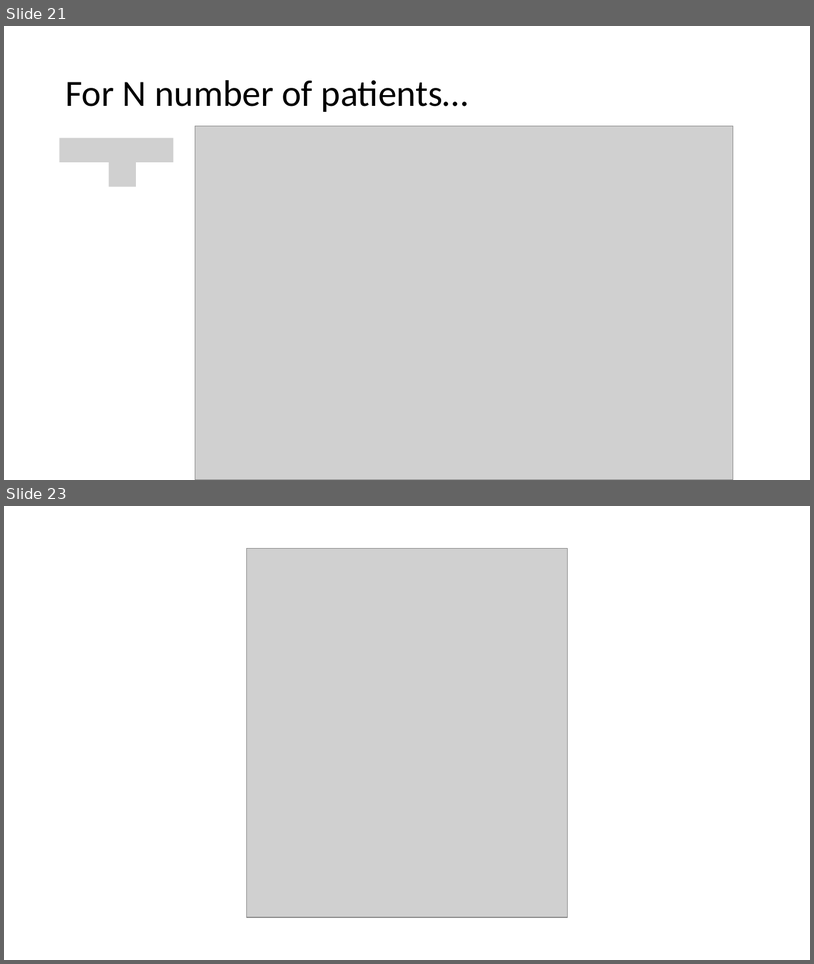
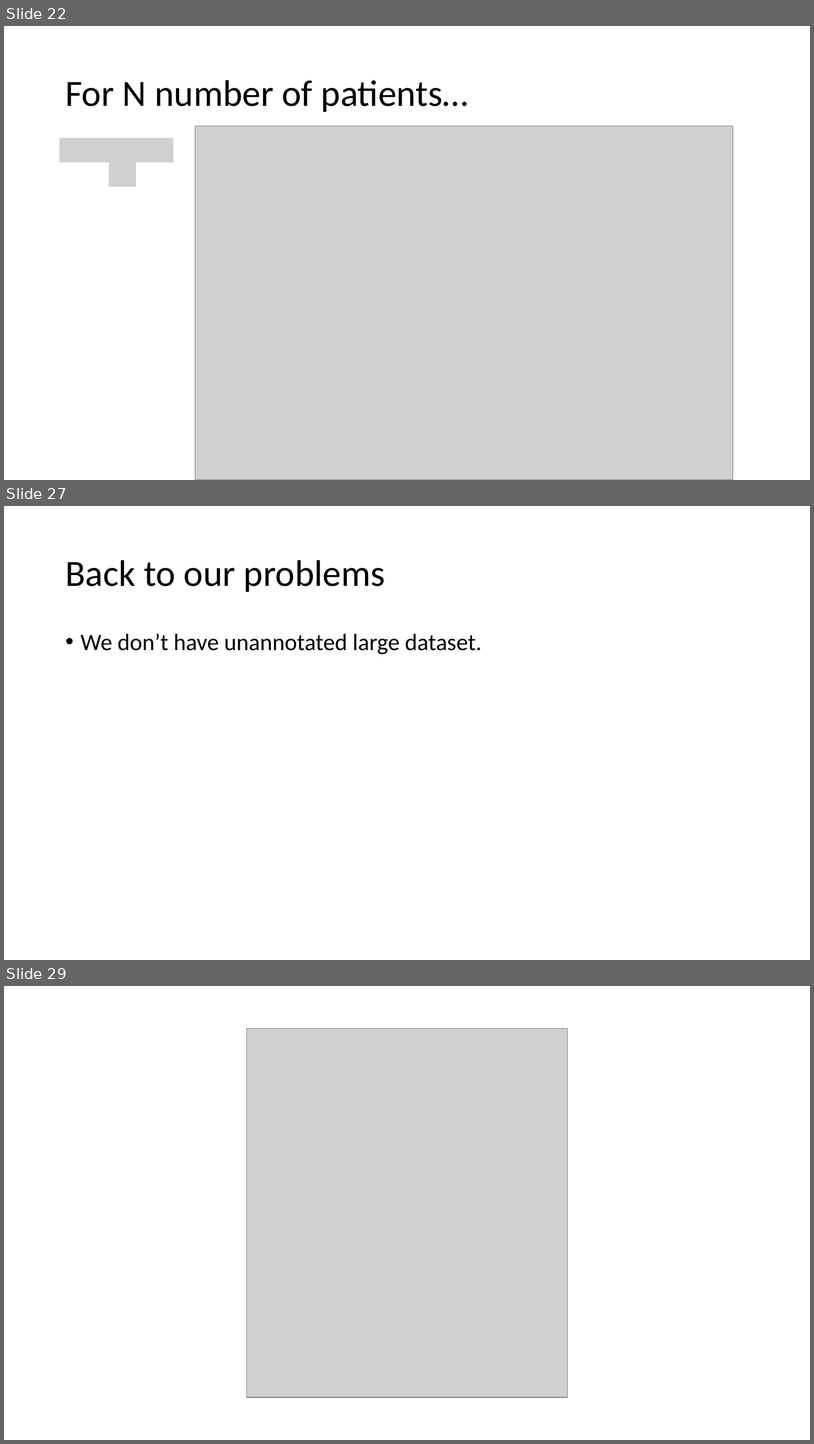
Before and after one commit to Z1hanW/Z1hanW.github.io, a slide deck: img/headers/Presentation_During_Meeting [Auto-saved].pptx. Shown one above the other, each under a label of ours: slides 21 and 23 before the commit, slides 22, 27 and 29 after it; the slides between them are not shown. The pictures are 814x964 and 814x1444 pixels, drawn with LibreOffice and Linux fonts; fonts in the diff are those of the drawing; grey boxes stand for pictures. Boxes give left, top, right and bottom in pixels: in the first picture for what was removed or moved away, otherwise in the second. Text is boxed around its words. In the diff, an @@ line names an element or a change of style, - is before the commit and + after.

```diff
--- a/img/headers/Presentation_During_Meeting [Auto-saved].pptx
+++ b/img/headers/Presentation_During_Meeting [Auto-saved].pptx
@@ slide 27 added at [4,506,810,960], background #FFFFFF @@
@@ title added at [65,560,386,592], 44 pt, text #000000 @@
+Back to our problems
@@ text added at [81,633,482,654], 28 pt, text #000000 @@
+• We don’t have unannotated large dataset.
@@ what was slide 21 is now slide 22 @@
@@ what was slide 23 is now slide 29 @@
```
Also in this commit, not shown: 1 slide changed, 7 other slides added, 2 slides removed, 4 other files.
